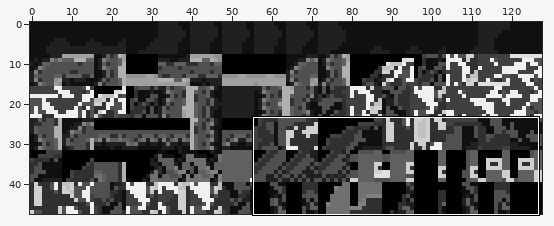
Sprite sheet -- data/tilesets/secondary/route_204/tiles.png. The first picture is a wide view before the edit; the outline marks the close-up.
Close-up. Earlier state:
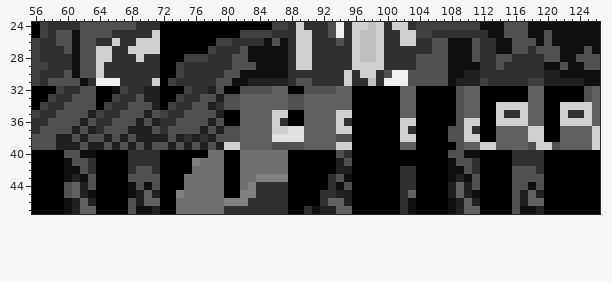
The file is 128x48 pixels. Shown: x 56..126, y 24..47.
Now the later version:
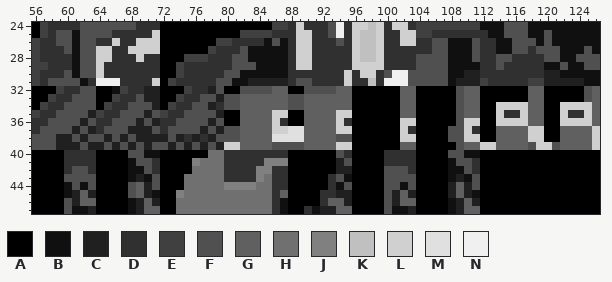
Palette (. is transparent): A #000000  B #101010  C #202020  D #303030  E #404040  F #505050  G #606060  H #707070  J #808080  K #c0c0c0  L #d0d0d0  M #e0e0e0  N #f0f0f0
Diff:
y 40: x 60..63 FFBB -> DDDD; x 68..71 DDDD -> FFBB; x 80..87 AAHHHHHH -> DDDDDDDD; x 100..103 AAAA -> DDDD; x 116..119 DDDD -> AAAA
y 41: x 60..62 BFF -> DDD; x 68..70 DDD -> BFF; x 80..87 AAHHHHHH -> DDDDDJJJ; x 100..103 AAAA -> DDDD; x 116..119 DDDD -> AAAA
y 42: x 60..61 BB -> DF; x 68..69 DF -> BB; x 80..87 AAHHHHHH -> DDDDJJDD; x 100..102 AAD -> FFF; x 116..119 FFFD -> AAAA
y 43: x 60..62 BCB -> FFF; x 68..70 FFF -> BCB; x 80..83 AAHH -> DDDD; x 85..87 JJJ -> HDD; x 100..103 AADD -> FFFF; x 116..119 FFFF -> AAAA
y 44: x 60..62 FGC -> BFB; x 68..70 BFB -> FGC; x 80..82 AAH -> JJJ; x 84..85 DD -> HH; x 100..103 AADD -> FFBF; x 116..119 FFBF -> AAAA
y 45: x 60..63 FGCB -> BCGC; x 68..71 BCGC -> FGCB; x 80..85 AAJJDD -> HHHHHH; x 87 D -> G; x 100..103 AADG -> FCGC; x 116..119 FCGC -> AAAA
y 46: x 60 B -> F; x 63 C -> G; x 68 F -> B; x 71 G -> C; x 80..85 JJJDDD -> HHHHHH; x 87 D -> B; x 100..103 AADB -> FCGG; x 116..119 FCGG -> AAAA
y 47: x 60..63 BCGG -> FBBC; x 68..71 FBBC -> BCGG; x 80..85 DDDDDD -> HHHHHH; x 87 D -> B; x 100..103 AADB -> FBBC; x 116..119 FBBC -> AAAA
Pixel boxes of the changes (left, top, right, bottom) in both close-ups:
changed: (64, 150, 96, 214)
changed: (128, 150, 160, 214)
changed: (224, 150, 288, 214)
changed: (384, 150, 416, 214)
changed: (512, 150, 544, 214)
